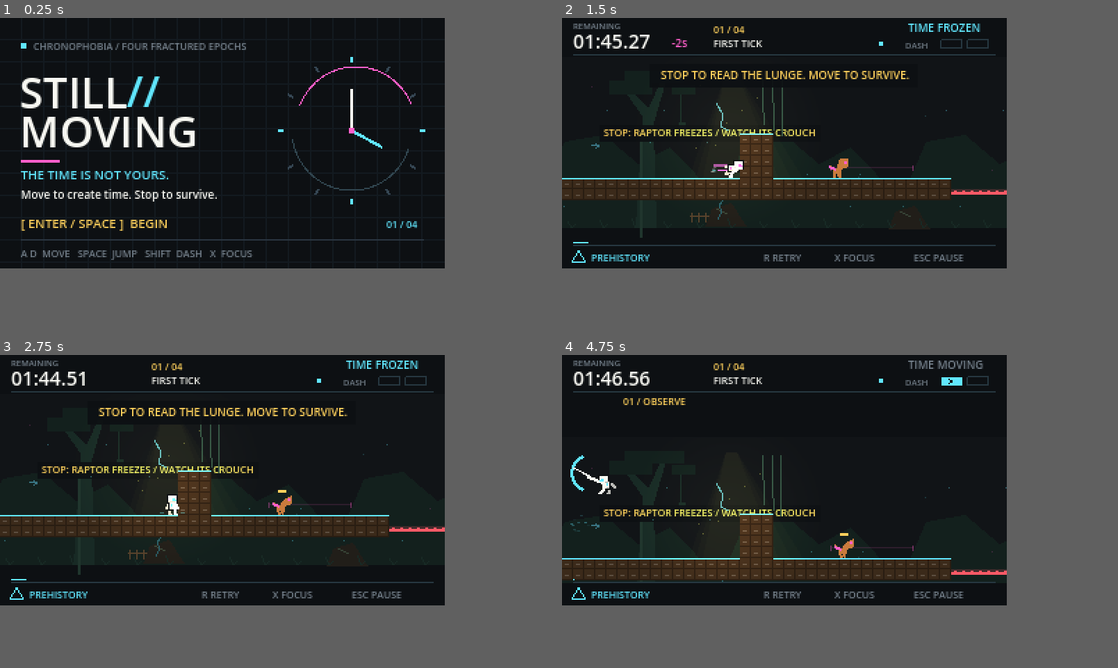
Above: before the commit, frames 1-4 (two rows, left to right).
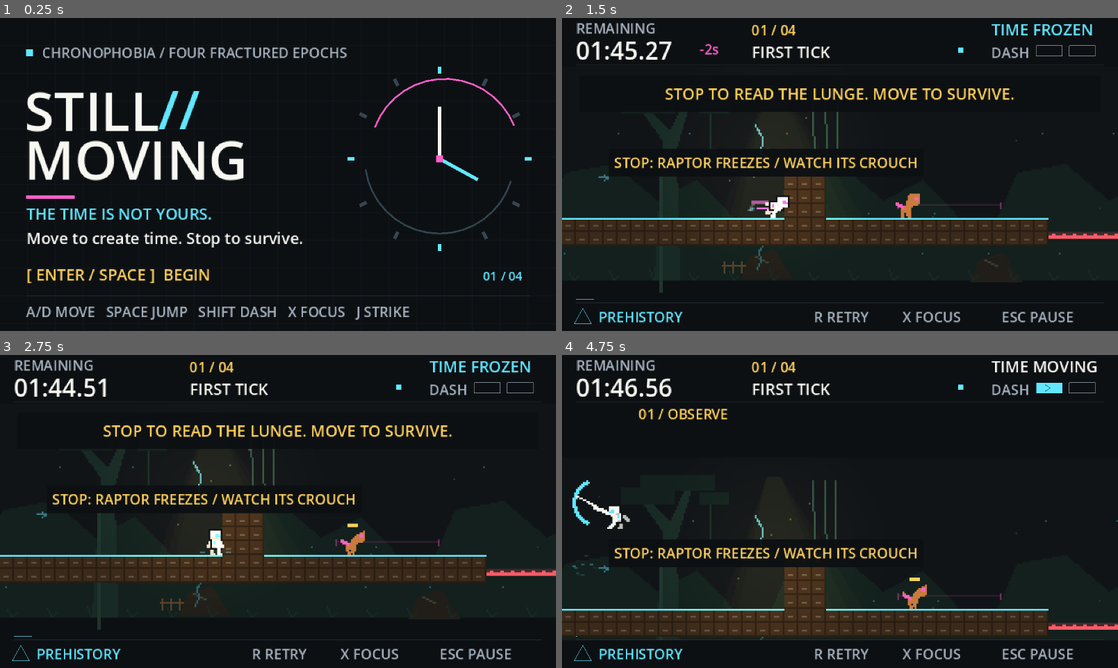
Above: after the commit, the same moments.

Repository: RoyMustang05/game-jam-2026
Game: Godot game, scene res://main.tscn
Same seed, same stepped clock (60 frames per second), same inputs: the game is played once before the commit and once after it.
Inputs:
- Up to frame 1 (0.25 s): no input
- Up to frame 2 (1.5 s): tap Enter (confirm) at 0.5 s; hold D (move_right) 0.53-1.28 s; tap J (attack) at 0.6 s; tap Space (jump) at 0.77 s; tap Shift (dash) at 0.8, 1.35 s; hold S (move_down) from 1.28 s (still down)
- Up to frame 3 (2.75 s): tap Space (jump) at 1.52 s; tap J (attack) at 1.55, 2.1 s; release S (move_down) at 2.03 s; hold D (move_right) from 2.03 s (still down); tap Shift (dash) at 2.3 s
- Up to frame 4 (4.75 s): tap R (restart) at 2.75 s; release D (move_right) at 2.78 s; hold W (move_up) 2.78-3.53 s; tap Enter (confirm) at 2.85 s; tap Space (jump) at 3.02, 3.77, 4.52 s; tap J (attack) at 3.05, 4.55 s; hold A (move_left) from 3.53 s (still down); tap Shift (dash) at 3.6 s; tap X (focus) at 4.35 s
In our replay, the window is 640x360 before the commit and 800x450 after it. These sizes can differ from the game's own. Grey fills any space a smaller window leaves; there, only what the larger window draws over its background counts as a difference.

The runs differ from the first frame. In frame 1, 13% of the frame differs, in the area x 3-96%, y 8-97%; in frame 2, 23%, in the area x 0-100%, y 1-98%; in frame 3, 23%; in frame 4, 23%.

Commit message:
Render readable UI at window resolution while preserving pixel world

Diff:
--- a/Game Jam/project.godot
+++ b/Game Jam/project.godot
@@ -22,7 +22,8 @@
 window/size/viewport_height=180
 window/size/window_width_override=1280
 window/size/window_height_override=720
-window/stretch/mode="viewport"
+window/stretch/mode="canvas_items"
+window/stretch/aspect="keep"
 window/stretch/scale_mode="integer"
 window/size/min_width=640
 window/size/min_height=360
--- a/Game Jam/scripts/game.gd
+++ b/Game Jam/scripts/game.gd
@@ -15,7 +15,8 @@
 const PINK = Color("ff5fcb")
 const RED = Color("ff5a67")
 const GOLD = Color("ffd15c")
-const MUTED = Color("75818c")
+const MUTED = Color("a6b3bf")
+const WORLD_SIZE = Vector2i(320, 180)
 
 var playtest_room_path: String = ""
 var authored_room: Node2D
@@ -32,6 +33,8 @@
 var chapter_index: int = 0
 var data: Dictionary = {}
 var world: Node2D
+var world_viewport: SubViewport
+var world_labels: Node2D
 var geometry: Node2D
 var player: CharacterBody2D
 var hazards: Node2D
@@ -73,16 +76,34 @@
 
 func _ready() -> void:
 	_register_inputs()
+	# Only the world is rasterized at 320x180. The root canvas keeps these
+	# logical coordinates but renders UI/font outlines at the window resolution.
+	world_viewport = SubViewport.new()
+	world_viewport.size = WORLD_SIZE
+	world_viewport.world_2d = World2D.new()
+	world_viewport.canvas_item_default_texture_filter = Viewport.DEFAULT_CANVAS_ITEM_TEXTURE_FILTER_NEAREST
+	world_viewport.snap_2d_transforms_to_pixel = true
+	world_viewport.render_target_update_mode = SubViewport.UPDATE_ALWAYS
+	add_child(world_viewport)
+	var world_image := Sprite2D.new()
+	world_image.texture = world_viewport.get_texture()
+	world_image.centered = false
+	world_image.texture_filter = CanvasItem.TEXTURE_FILTER_NEAREST
+	world_image.z_index = -1
+	add_child(world_image)
 	world = Node2D.new()
-	add_child(world)
+	world_viewport.add_child(world)
 	camera = Camera2D.new()
 	camera.enabled = false
 	camera.position_smoothing_enabled = true
 	camera.position_smoothing_speed = 7.0
 	camera.process_callback = Camera2D.CAMERA2D_PROCESS_IDLE
-	add_child(camera)
+	world_viewport.add_child(camera)
 	var interface_layer := CanvasLayer.new()
 	add_child(interface_layer)
+	world_labels = Node2D.new()
+	interface_layer.add_child(world_labels)
+	world_labels.draw.connect(_draw_world_labels)
 	hud = Node2D.new()
 	interface_layer.add_child(hud)
 	hud.draw.connect(_draw_hud)
@@ -259,6 +280,7 @@
 		camera.offset = Vector2(roundf(sin(ui_time * 160.0) * death_flash * 1.5), 0)
 	if is_instance_valid(geometry):
 		geometry.queue_redraw()
+	world_labels.queue_redraw()
 	hud.queue_redraw()
 	if state == "menu" or state == "complete":
 		queue_redraw()
@@ -419,6 +441,21 @@
 	var length: float = font.get_string_size(value, HORIZONTAL_ALIGNMENT_LEFT, -1, size).x
 	_text(canvas, Vector2(roundf((320.0 - length) / 2.0), y), value, size, color)
 
+func _paragraph(value: String, width: float, size: int = 9) -> TextParagraph:
+	var paragraph := TextParagraph.new()
+	paragraph.add_string(value, font, size)
+	paragraph.width = width
+	paragraph.break_flags = TextServer.BREAK_MANDATORY | TextServer.BREAK_WORD_BOUND | TextServer.BREAK_ADAPTIVE
+	return paragraph
+
+func _instruction(y: float, value: String, color: Color = GOLD) -> float:
+	var paragraph := _paragraph(value, 284)
+	paragraph.alignment = HORIZONTAL_ALIGNMENT_CENTER
+	var height: float = paragraph.get_size().y + 8
+	hud.draw_rect(Rect2(10, y, 300, height), Color(INK, 0.96))
+	paragraph.draw(hud.get_canvas_item(), Vector2(18, y + 4), color)
+	return y + height
+
 func _draw() -> void:
 	if state != "menu":
 		return
@@ -439,16 +476,16 @@
 	draw_line(origin, origin + Vector2(22, 12), CYAN, 2)
 	draw_rect(Rect2(origin - Vector2(2, 2), Vector2(4, 4)), PINK)
 	draw_rect(Rect2(15, 18, 4, 4), CYAN)
-	_text(self, Vector2(24, 23), "CHRONOPHOBIA / FOUR FRACTURED EPOCHS", 7, MUTED)
+	_text(self, Vector2(24, 23), "CHRONOPHOBIA / FOUR FRACTURED EPOCHS", 8, MUTED)
 	_text(self, Vector2(14, 65), "STILL", 31)
 	_text(self, Vector2(91, 64), "//", 31, CYAN)
 	_text(self, Vector2(14, 93), "MOVING", 31)
 	draw_rect(Rect2(15, 102, 28, 2), PINK)
 	_text(self, Vector2(15, 116), "THE TIME IS NOT YOURS.", 9, CYAN)
-	_text(self, Vector2(15, 130), "Move to create time. Stop to survive.", 8)
+	_text(self, Vector2(15, 130), "Move to create time. Stop to survive.", 9)
 	_text(self, Vector2(15, 151), "[ ENTER / SPACE ]  BEGIN", 9, GOLD)
 	draw_line(Vector2(15, 160), Vector2(305, 160), Color("2a3540"))
-	_text(self, Vector2(15, 172), "A D  MOVE   SPACE  JUMP   SHIFT  DASH   X  FOCUS", 7, MUTED)
+	_text(self, Vector2(15, 172), "A/D MOVE   SPACE JUMP   SHIFT DASH   X FOCUS   J STRIKE", 8, MUTED)
 	_text(self, Vector2(278, 151), "01 / 04", 7, CYAN)
 
 func _draw_level() -> void:
@@ -476,7 +513,6 @@
 		geometry.draw_rect(Rect2(goal + Vector2(-6, -25), Vector2(12, 25)), Color("214752"), false, 1)
 		geometry.draw_line(goal + Vector2(-3, -18), goal + Vector2(3, -14), WHITE)
 		geometry.draw_line(goal + Vector2(3, -14), goal + Vector2(-3, -10), WHITE)
-		_text(geometry, goal + Vector2(-10, -34), "CORE" if level_index == 3 else "EXIT", 7, GOLD)
 		if level_index == 3:
 			geometry.draw_arc(goal + Vector2(0, -14), 23, 0.2, 6.0, 24, PINK, 1)
 			geometry.draw_arc(goal + Vector2(0, -14), 27, 2.0, 4.9, 14, CYAN, 1)
@@ -490,18 +526,27 @@
 		geometry.draw_line(arrow - direction * 3, arrow + direction * 3, Color("397482"))
 		geometry.draw_line(arrow + direction * 3, arrow + direction.orthogonal() * 2, Color("397482"))
 		geometry.draw_line(arrow + direction * 3, arrow - direction.orthogonal() * 2, Color("397482"))
-	for sign_data: Dictionary in data.get("signs", []):
-		var sign_pos: Vector2 = sign_data.pos
-		var content: String = sign_data.text
-		var sign_width: float = font.get_string_size(content, HORIZONTAL_ALIGNMENT_LEFT, -1, 7).x
-		geometry.draw_rect(Rect2(sign_pos + Vector2(-3, -8), Vector2(sign_width + 6, 12)), Color(INK, 0.92))
-		_text(geometry, sign_pos, content, 7, GOLD)
 	# Sparse world particles share the exact simulation clock.
 	for n in range(22):
 		var x: float = fposmod(float(n * 71) + level_world * (2.0 + n % 3), float(data.width))
 		var y: float = 47.0 + fposmod(float(n * 23) - level_world * 2.0, 92.0)
 		geometry.draw_rect(Rect2(roundf(x), roundf(y), 1, 1), Color(CYAN, 0.3))
 
+func _draw_world_labels() -> void:
+	if data.is_empty() or state == "menu":
+		return
+	# Match the pixel viewport's camera, including zoom, limits and shake.
+	world_labels.draw_set_transform_matrix(world.get_global_transform_with_canvas())
+	if not bool(data.get("boss", false)):
+		_text(world_labels, Vector2(data.goal) + Vector2(-10, -34), "CORE" if level_index == 3 else "EXIT", 8, GOLD)
+	for sign_data: Dictionary in data.get("signs", []):
+		var paragraph := _paragraph(String(sign_data.text), 260, 8)
+		var pos: Vector2 = Vector2(sign_data.pos) - Vector2(0, 8)
+		world_labels.draw_rect(Rect2(pos - Vector2(3, 2), paragraph.get_size() + Vector2(6, 4)), Color(INK, 0.96))
+		paragraph.draw(world_labels.get_canvas_item(), pos, GOLD)
+	mechanisms.draw_labels(world_labels)
+	world_labels.draw_set_transform_matrix(Transform2D.IDENTITY)
+
 func _timer(value: float) -> String:
 	var centis: int = maxi(0, int(ceil(value * 100.0)))
 	return "%02d:%02d.%02d" % [centis / 6000, (centis / 100) % 60, centis % 100]
@@ -511,32 +556,31 @@
 		return
 	hud.draw_rect(Rect2(0, 0, 320, 28), INK)
 	hud.draw_line(Vector2(8, 27), Vector2(312, 27), Color("263740"))
-	_text(hud, Vector2(8, 8), "REMAINING", 6, MUTED)
-	_text(hud, Vector2(8, 22), _timer(remaining), 14, RED if remaining < 5.0 else WHITE)
-	_text(hud, Vector2(109, 11), "%02d / 04" % (level_index + 1), 7, GOLD)
-	_text(hud, Vector2(109, 21), String(data.title), 7, WHITE)
-	_text(hud, Vector2(249, 10), "TIME FROZEN" if frozen else "TIME MOVING", 8, CYAN if frozen else MUTED)
-	_text(hud, Vector2(247, 22), "DASH", 6, MUTED)
+	_text(hud, Vector2(8, 9), "REMAINING", 8, MUTED)
+	_text(hud, Vector2(8, 24), _timer(remaining), 14, RED if remaining < 5.0 else WHITE)
+	_text(hud, Vector2(109, 10), "%02d / 04" % (level_index + 1), 8, GOLD)
+	_text(hud, Vector2(109, 23), String(data.title), 9, WHITE)
+	_text(hud, Vector2(247, 10), "TIME FROZEN" if frozen else "TIME MOVING", 9, CYAN if frozen else WHITE)
+	_text(hud, Vector2(247, 23), "DASH", 8, MUTED)
 	for i in range(2):
 		var rect := Rect2(273 + i * 19, 16, 15, 6)
-		hud.draw_rect(rect, CYAN if i < player.dash_charges else Color("263740"), i < player.dash_charges)
+		hud.draw_rect(rect, CYAN if i < player.dash_charges else MUTED, i < player.dash_charges)
 		if i < player.dash_charges:
 			hud.draw_line(rect.position + Vector2(5, 1), rect.position + Vector2(8, 3), INK)
 			hud.draw_line(rect.position + Vector2(8, 3), rect.position + Vector2(5, 5), INK)
 	hud.draw_rect(Rect2(0, 164, 320, 16), INK)
 	hud.draw_line(Vector2(8, 164), Vector2(312, 164), Color("263740"))
 	_draw_epoch_icon(hud, Vector2(12, 172))
-	_text(hud, Vector2(21, 175), String(data.epoch).to_upper(), 7, CYAN)
-	_text(hud, Vector2(145, 175), "R RETRY", 7, MUTED)
-	_text(hud, Vector2(196, 175), "X FOCUS", 7, MUTED)
-	_text(hud, Vector2(253, 175), "ESC PAUSE", 7, MUTED)
+	_text(hud, Vector2(21, 175), String(data.epoch).to_upper(), 8, CYAN)
+	_text(hud, Vector2(145, 175), "R RETRY", 8, MUTED)
+	_text(hud, Vector2(196, 175), "X FOCUS", 8, MUTED)
+	_text(hud, Vector2(253, 175), "ESC PAUSE", 8, MUTED)
 	# Route progress is a quiet, continuous line above the footer.
 	var progress: float = _route_progress()
 	hud.draw_line(Vector2(8, 162), Vector2(8 + 304 * progress, 162), CYAN)
+	var notice_y: float = 54.0
 	if intro_left > 0.0 and state == "playing" and not paused:
-		var w: float = minf(300.0, font.get_string_size(String(data.hint), HORIZONTAL_ALIGNMENT_LEFT, -1, 8).x + 14)
-		hud.draw_rect(Rect2((320 - w) / 2, 33, w, 17), Color(INK, 0.93))
-		_center(hud, 44, String(data.hint), 8, GOLD)
+		notice_y = maxf(notice_y, _instruction(33, String(data.hint)) + 4)
 	if dash_flash > 0.0:
 		_text(hud, Vector2(79, 21), "-2s", 8, PINK)
 	if field_multiplier != 1.0:
@@ -544,25 +588,25 @@
 	elif player.extra_jumps > 0:
 		hud.draw_rect(Rect2(228, 17, 3, 3), CYAN)
 	if anchor_flash > 0.0:
-		_center(hud, 58, "ANCHOR SET / DASHES RESTORED", 8, CYAN)
+		notice_y = _instruction(notice_y, "ANCHOR SET / DASHES RESTORED", CYAN) + 4
 		hud.draw_rect(Rect2(0, 28, 320, 136), Color(CYAN, anchor_flash * 0.035))
 	if death_flash > 0.0:
 		hud.draw_rect(Rect2(0, 28, 320, 136), Color(RED, death_flash * 0.18))
-		_center(hud, 62, death_reason, 8, RED)
+		_instruction(notice_y, death_reason, RED)
 		for i in range(9):
 			var direction := Vector2(cos(float(i) * TAU / 9), sin(float(i) * TAU / 9))
 			var p: Vector2 = death_screen_position + Vector2(0, -7) + direction * (1.0 - death_flash) * 30.0
 			hud.draw_rect(Rect2(p.round(), Vector2(2, 2)), Color(WHITE if i % 3 == 0 else RED, death_flash))
 	if is_instance_valid(dragon) and dragon.active:
 		hud.draw_rect(Rect2(53,29,214,23),Color(INK,0.95))
-		_center(hud,37,"PYRAX / THE LAST FLAME / II" if dragon.phase == 2 else "PYRAX / THE LAST FLAME / I",7,GOLD)
+		_center(hud,38,"PYRAX / THE LAST FLAME / II" if dragon.phase == 2 else "PYRAX / THE LAST FLAME / I",8,GOLD)
 		for n in range(8): hud.draw_rect(Rect2(85+n*19,41,16,3),RED if n < dragon.health else Color("30333d"))
 		var cue: String = {"prepare":"READ THE DRAGON / MOVE TO ADVANCE", "warning":["BREATH: HIGH LEDGE OR FAR LEFT","VOLLEY …(338 unchanged characters)…
 		hud.draw_rect(Rect2(0,165,320,15),INK)
-		_center(hud,175,cue,7,CYAN if dragon.state == "recover" else GOLD)
+		_center(hud,175,cue,8,CYAN if dragon.state == "recover" else GOLD)
 	if paused:
-		_panel("PAUSED", "JUMP x2 Â· WALL + JUMP Â· DOWN + SHIFT", "ENTER / ESC  RESUME", CYAN)
-		_center(hud, 149, "HOLD X IN AIR TO FREEZE AND PLAN", 7, CYAN)
+		_panel("PAUSED", "SPACE: JUMP x2 / WALL + JUMP\nDOWN + SHIFT: STRIKE / J: MELEE", "ENTER / ESC  RESUME", CYAN)
+		_center(hud, 149, "HOLD X IN AIR TO FREEZE AND PLAN", 9, CYAN)
 	elif state == "clear":
 		_panel("TIMELINE RESTORED", "%s  /  %.2fs active" % [String(data.title), level_world], "ENTER / SPACE  NEXT ROOM", GOLD)
 	elif state == "complete":
@@ -584,17 +628,20 @@
 
 func _panel(title: String, detail: String, prompt: String, color: Color) -> void:
 	hud.draw_rect(Rect2(0, 28, 320, 136), Color(INK, 0.85))
-	hud.draw_rect(Rect2(36, 61, 248, 72), INK)
-	hud.draw_line(Vector2(36, 61), Vector2(284, 61), color)
-	_center(hud, 84, title, 15, color)
-	_center(hud, 103, detail, 8)
-	_center(hud, 121, prompt, 8, GOLD)
+	var paragraph := _paragraph(detail, 264)
+	paragraph.alignment = HORIZONTAL_ALIGNMENT_CENTER
+	var prompt_y: float = 92 + paragraph.get_size().y + 15
+	hud.draw_rect(Rect2(20, 57, 280, prompt_y - 57 + 9), INK)
+	hud.draw_line(Vector2(20, 57), Vector2(300, 57), color)
+	_center(hud, 80, title, 15, color)
+	paragraph.draw(hud.get_canvas_item(), Vector2(28, 92), WHITE)
+	_center(hud, prompt_y, prompt, 9, GOLD)
 
 func _draw_completion() -> void:
 	hud.draw_rect(Rect2(0, 0, 320, 180), INK)
 	hud.draw_line(Vector2(20, 15), Vector2(300, 15), CYAN)
 	_center(hud, 32, "THE LAST FLAME IS STILL", 13, WHITE)
-	_center(hud, 46, "And for a moment, time belonged to you.", 8, CYAN)
+	_center(hud, 46, "And for a moment, time belonged to you.", 9, CYAN)
 	var par_time: float = 0.0
 	for i in range(ROOM_COUNT):
 		par_time += float(Levels.build(i).get("par_time", 60.0))
@@ -604,11 +651,12 @@
 	var values: Array[String] = ["%.2f s" % total_world, _timer(total_real), "%.1f m" % (total_distance / 16.0), str(total_deaths), "%d / %.0fs" % [total_dashes, total_dash_cost]]
 	for i in range(labels.size()):
 		var y: float = 83 + i * 13
-		_text(hud, Vector2(51, y), labels[i], 8, MUTED)
-		_text(hud, Vector2(217, y), values[i], 8, WHITE)
+		_text(hud, Vector2(40, y), labels[i], 9, MUTED)
+		var value_width: float = font.get_string_size(values[i], HORIZONTAL_ALIGNMENT_LEFT, -1, 9).x
+		_text(hud, Vector2(280 - value_width, y), values[i], 9, WHITE)
 	hud.draw_line(Vector2(51, 142), Vector2(269, 142), Color("263740"))
 	_center(hud, 158, "PRESS ENTER TO REPLAY", 10, GOLD)
-	_center(hud, 173, "STILL//MOVING    Â·    CHRONOPHOBIA", 7, CYAN)
+	_center(hud, 173, "STILL//MOVING    /    CHRONOPHOBIA", 8, CYAN)
 
 func _make_sounds() -> void:
 	for name: String in ["jump", "double_jump", "wall_jump", "land", "dash", "strike", "bounce", "break", "anchor", "freeze", "hit", "goal"]:
--- a/Game Jam/scripts/mechanisms.gd
+++ b/Game Jam/scripts/mechanisms.gd
@@ -237,8 +237,6 @@
 		for x in range(int(rect.position.x) + 5, int(rect.end.x), 12):
 			var offset := fposmod(world_time * float(field.multiplier) * 5.0 + float(x % 19), maxf(1, rect.size.y - 6))
 			draw_rect(Rect2(x, rect.position.y + 3 + floorf(offset), 2, 2), Color(tint, 0.25))
-		var text := "0.5x FIELD" if float(field.multiplier) < 1.0 else "1.5x FIELD"
-		draw_string(ThemeDB.fallback_font, rect.position + Vector2(3, 8), text, HORIZONTAL_ALIGNMENT_LEFT, -1, 7, tint)
 	for barrier in barriers:
 		if bool(barrier.broken):
 			continue
@@ -289,6 +287,13 @@
 		var diamond := PackedVector2Array([p + Vector2(0, -26), p + Vector2(6, -20), p + Vector2(0, -14), p + Vector2(-6, -20), p + Vector2(0, -26)])
 		draw_polyline(diamond, WHITE if float(anchor.flash) > 0.0 else CYAN, 1)
 		draw_rect(Rect2(p + Vector2(-1, -21), Vector2(2, 2)), WHITE)
-		draw_string(ThemeDB.fallback_font, p + Vector2(-13, -29), "ANCHOR", HORIZONTAL_ALIGNMENT_LEFT, -1, 7, CYAN)
 	for particle in particles:
 		draw_rect(Rect2(Vector2(particle.pos).round(), Vector2(2, 2)), Color(particle.color, clampf(float(particle.life) * 3.0, 0.0, 1.0)))
+
+func draw_labels(canvas: Node2D) -> void:
+	# Called by the window-resolution overlay, with the world camera transform.
+	for field in fields:
+		var text := "0.5x FIELD" if float(field.multiplier) < 1.0 else "1.5x FIELD"
+		canvas.draw_string(ThemeDB.fallback_font, Rect2(field.rect).position + Vector2(3, 8), text, HORIZONTAL_ALIGNMENT_LEFT, -1, 8, CYAN if float(field.multiplier) < 1.0 else PINK)
+	for anchor in anchors:
+		canvas.draw_string(ThemeDB.fallback_font, Vector2(anchor.pos) + Vector2(-16, -29), "ANCHOR", HORIZONTAL_ALIGNMENT_LEFT, -1, 8, CYAN)
--- a/Game Jam/tests/capture.gd
+++ b/Game Jam/tests/capture.gd
@@ -1,17 +1,23 @@
 extends SceneTree
 ## Render inspection only: strategic camera placements are not route tests.
+var output_dir: String = "res://tests/captures"
 
 func _initialize() -> void:
 	call_deferred("run")
 
 func run() -> void:
-	DirAccess.make_dir_recursive_absolute("res://tests/captures")
+	root.title = "STILL MOVING UI validation"
+	root.show()
+	for argument in OS.get_cmdline_user_args():
+		if argument.begins_with("--output="):
+			output_dir = argument.trim_prefix("--output=")
+	DirAccess.make_dir_recursive_absolute(output_dir)
 	var game = load("res://main.tscn").instantiate()
 	root.add_child(game)
 	await process_frame
 	await process_frame
 	await RenderingServer.frame_post_draw
-	root.get_texture().get_image().save_png("res://tests/captures/menu.png")
+	root.get_texture().get_image().save_png(output_dir.path_join("menu.png"))
 	game.test_mode = true
 	game.test_command = {"axis": 0.0}
 	game.start_run()
@@ -48,24 +54,68 @@
 		game.dragon.clock = 12.7
 		game.dragon.queue_redraw()
 		game._arena_camera()
+		game.world_labels.queue_redraw()
 		game.hud.queue_redraw()
 		await process_frame
 		await process_frame
 		await RenderingServer.frame_post_draw
-		root.get_texture().get_image().save_png("res://tests/captures/pyrax-%s.png"%sample)
+		root.get_texture().get_image().save_png(output_dir.path_join("pyrax-%s.png" % sample))
 	game.state = "complete"
+	game.hud.queue_redraw()
 	await process_frame
 	await process_frame
 	await RenderingServer.frame_post_draw
-	root.get_texture().get_image().save_png("res://tests/captures/completion.png")
-	DisplayServer.window_set_size(Vector2i(1000, 800))
+	root.get_texture().get_image().save_png(output_dir.path_join("completion.png"))
+	root.size = Vector2i(1000, 800)
 	await process_frame
 	await process_frame
 	await RenderingServer.frame_post_draw
-	assert(root.get_texture().get_size() == Vector2(320, 180), "Logical viewport changed after resize")
-	root.get_texture().get_image().save_png("res://tests/captures/resize.png")
-	print("RENDER PASS: menu, four levels, mechanism views, room overviews, completion and 1000x800 resize")
+	assert(game.world_viewport.size == Vector2i(320, 180), "World viewport changed after resize")
+	root.get_texture().get_image().save_png(output_dir.path_join("resize.png"))
+	if not await _ui_sizes(game):
+		quit(1)
+		return
+	print("RENDER PASS: rooms, boss, menu, HUD, pause, clear, completion, wrapped instructions; 640x360, 1280x720, 1920x1080 and 1000x800")
 	quit()
+
+func _ui_sizes(game: Node2D) -> bool:
+	game.load_level(0)
+	game.set_process(false)
+	game.set_physics_process(false)
+	game.camera.position = game.player.position + Vector2(25, -25)
+	game.camera.reset_smoothing()
+	game.camera.force_update_scroll()
+	var camera_transform: Transform2D = game.world.get_global_transform_with_canvas()
+	for size: Vector2i in [Vector2i(640, 360), Vector2i(1280, 720), Vector2i(1920, 1080), Vector2i(1000, 800)]:
+		root.size = size
+		await create_timer(0.15).timeout
+		for sample: String in ["menu", "playing", "moving", "pause", "clear", "complete", "long-hint"]:
+			game.state = sample if sample in ["menu", "clear", "complete"] else "playing"
+			game.paused = sample == "pause"
+			game.frozen = sample != "moving"
+			game.player.dash_charges = 1 if sample == "moving" else 2
+			game.dash_flash = 0.5 if sample == "moving" else 0.0
+			game.intro_left = 3.0
+			game.data.hint = "STOP TO READ THE LUNGE. MOVE TO SURVIVE."
+			if sample == "long-hint":
+				game.data.hint = "WATCH THE LIGHTS. PACE TO MOVE MACHINERY. DOWN + SHIFT: BREAK THE FLOOR. HOLD X IN AIR TO FREEZE AND PLAN."
+			game.queue_redraw()
+			game.world_labels.queue_redraw()
+			game.hud.queue_redraw()
+			await process_frame
+			await process_frame
+			await RenderingServer.frame_post_draw
+			assert(game.world_viewport.size == Vector2i(320, 180), "World resolution changed")
+			assert(game.world.get_global_transform_with_canvas().is_equal_approx(camera_transform), "Camera framing changed after resize")
+			var capture: Image = root.get_texture().get_image()
+			# With integer scaling and keep-aspect, the texture excludes letterboxing.
+			var scale: int = floori(minf(size.x / 320.0, size.y / 180.0))
+			var expected_size := Vector2i(320, 180) * scale
+			if capture.get_size() != expected_size or DisplayServer.window_get_size() != size:
+				push_error("Requested window %s / content %s, got %s / %s" % [size, expected_size, DisplayServer.window_get_size(), capture.get_size()])
+				return false
+			capture.save_png(output_dir.path_join("ui-%dx%d-%s.png" % [size.x, size.y, sample]))
+	return true
 
 func _capture(game: Node2D, name: String) -> void:
 	game.camera.position = game.player.position + Vector2(25, -25)
@@ -74,4 +124,4 @@
 	await process_frame
 	await process_frame
 	await RenderingServer.frame_post_draw
-	root.get_texture().get_image().save_png("res://tests/captures/%s.png" % name)
+	root.get_texture().get_image().save_png(output_dir.path_join("%s.png" % name))
